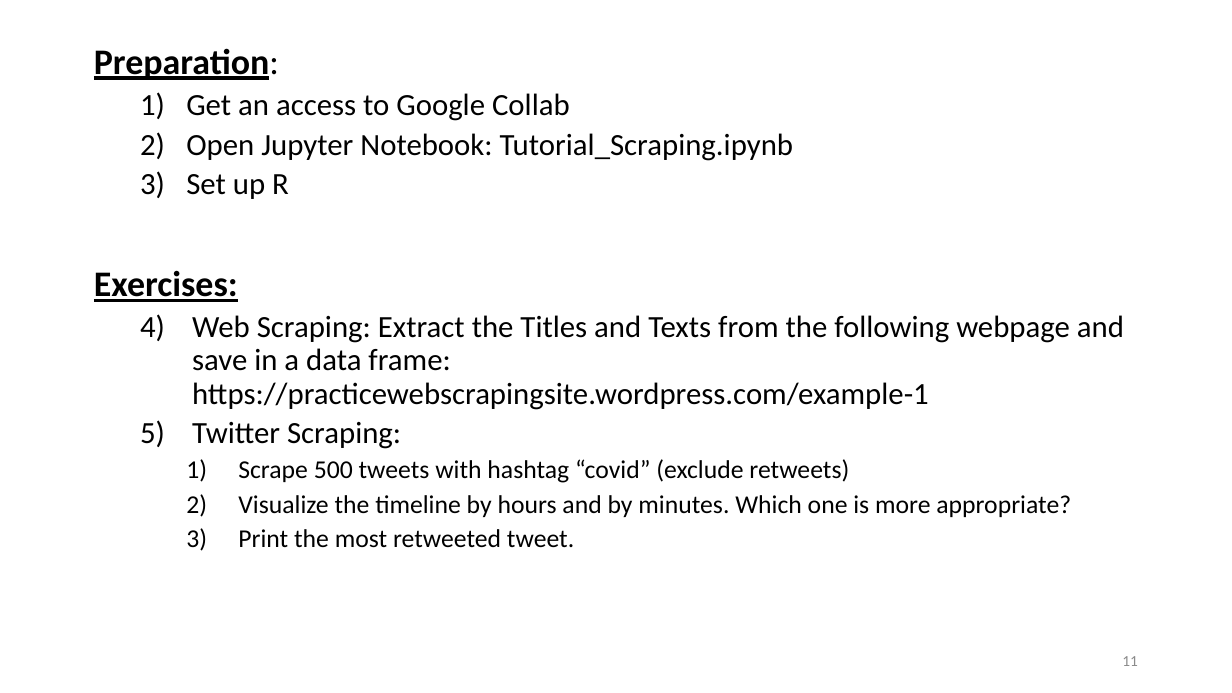
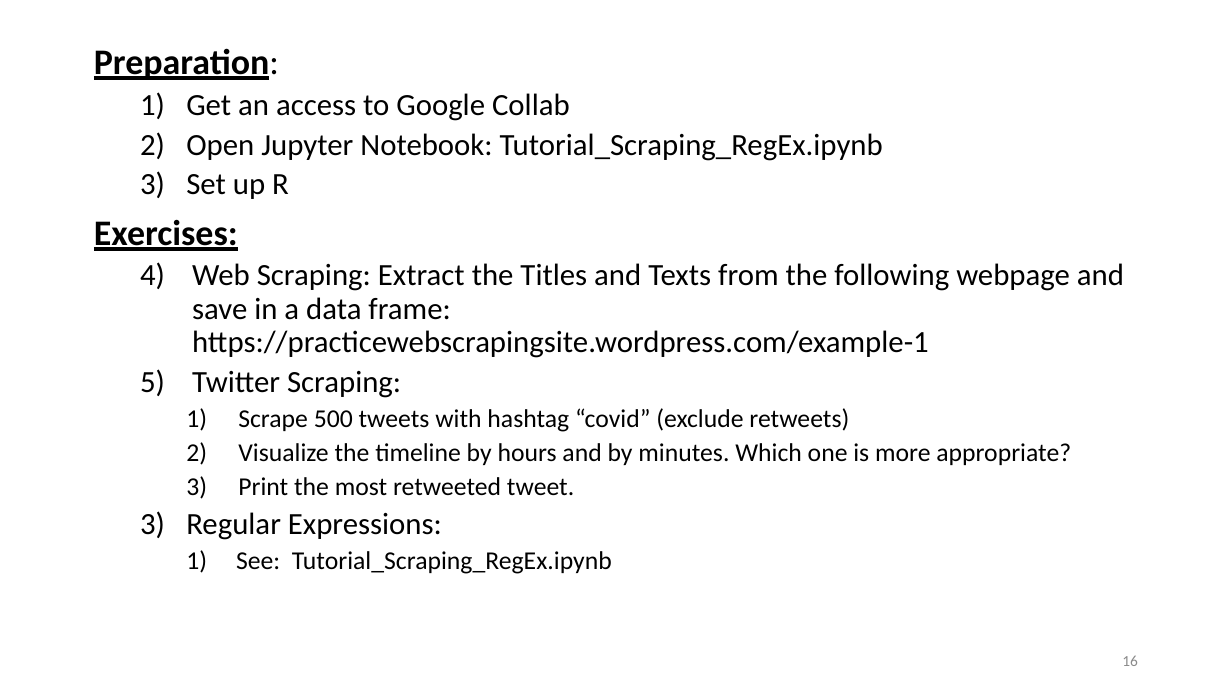
Before and after one commit to lisa-wm/consulting, a slide deck: slide 16 of 5_seminar/Contents_Part_02/Präsentation_Teil2.pptx (slide 11 before the commit). Drawn at 1232x693 pixels with LibreOffice and Linux fonts; fonts in the diff are those of the drawing. Boxes give left, top, right and bottom in pixels: in the first picture for what was removed or moved away, otherwise in the second. Text is boxed around its words. In the diff, an @@ line names an element or a change of style, - is before the commit and + after.

```diff
--- a/5_seminar/Contents_Part_02/Präsentation_Teil2.pptx
+++ b/5_seminar/Contents_Part_02/Präsentation_Teil2.pptx
@@ text at box(186, 133, 883, 161): text changed @@
-  2) Open Jupyter Notebook: Tutorial_Scraping.ipynb
+  2) Open Jupyter Notebook: Tutorial_Scraping_RegEx.ipynb
@@ text at box(186, 512, 612, 574): paragraphs added @@
+  3) Regular Expressions:
+    1) See: Tutorial_Scraping_RegEx.ipynb
@@ page number at box(1122, 655, 1138, 666): text changed @@
-11
+16
```
Also in this commit, not shown: 5 other slides changed, 5 slides added, 4 other files.
